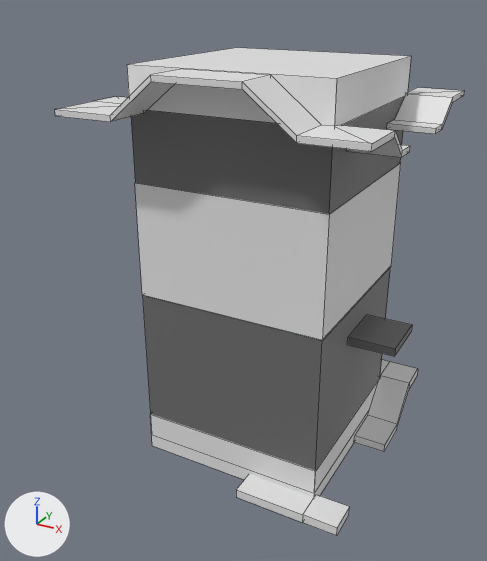
One commit to the FBX model Assets/Models/floor3.fbx: the scene before it, then after it.
Camera for both pictures: a camera (50 mm lens) standing at (2.95, -6.02, 4.81) and looking at (-0.52, 0.28, 1.66). Lighting does not change. The marker at lower left points along +X, +Y and +Z. Mesh edges are drawn as thin lines. Where no turn or scale is listed for an object, it has been applied to the vertices.

Objects in the first picture: 'floor3.0', 'floor3.0Extras', 'floor3.1', 'floor3.1Extras', 'floor3.2', 'floor3.3', 'floor3.4', 'floor3.4Extras'.
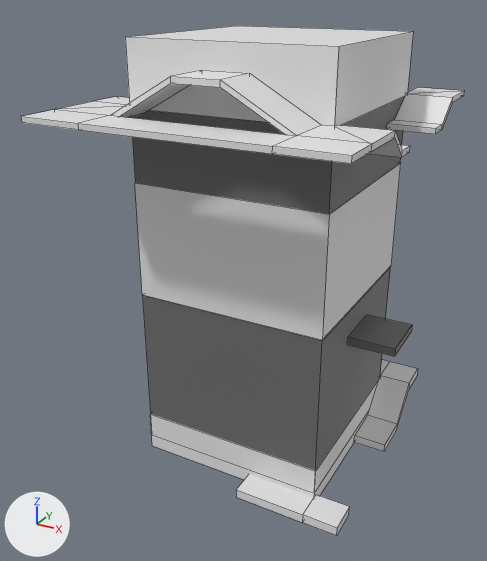
What differs and where, as boxes [x1, y1, x2, y2] in the pictures (487 x 561 px):
'floor3.4', mesh rescaled (28% taller)
    before: [127, 48, 411, 126]
    after: [125, 26, 413, 126]
'floor3.4Extras', reshaped (8% wider)
    before: [55, 69, 464, 158]
    after: [21, 70, 464, 164]
part 1 of me_cube_029, built on
    before: [55, 69, 372, 152]
    after: [21, 70, 372, 164]

Edits to the bpy script that builds the scene:
```text
Change me_cube_029:
    used by ob_floor3_4extras; location = (0.0, 0.0, 3.96)
    remove me_cube_029.from_pydata(...)  # 92 vertices, 86 faces; spans x -1.47..1.47, y -1.47..1.47, z -0.43..0.19
    add me_cube_029.from_pydata(...)  # 100 vertices, 96 faces; spans x -1.47..1.47, y -1.87..1.47, z -0.43..0.19
    me_cube_029 part 1
    2 faces are deleted
    4 vertices in x -0.4, y -1.47..-1.0, z 0.13..0.19 move by (0.19, 0.0, 0.0)
    4 vertices in x 0.44, y -1.47..-1.0, z 0.13..0.19 move by (-0.19, 0.0, 0.0)
    8 new vertices lie (0.0, -0.4, 0.0) away from vertices in x -1.47..1.47, y -1.47, z -0.22..-0.17
    12 new faces join them
Change me_cube_024:
    where me_cube_024.from_pydata(...)  # 8 vertices, 6 faces; spans x -1.0..1.0, y -1.0..1.0, z -0.19..0.19
    used by ob_floor3_4; location = (0.0, 0.0, 3.96)
    me_cube_024 part 2: the whole mesh is scaled about its middle by (1, 1, 1.59), then moved by (0.0, 0.0, 0.12)
```
